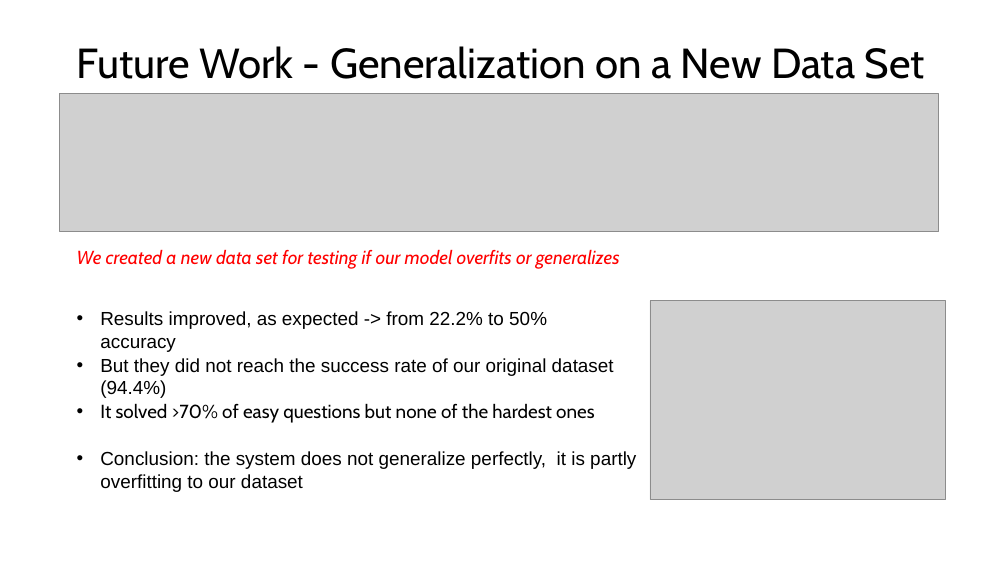
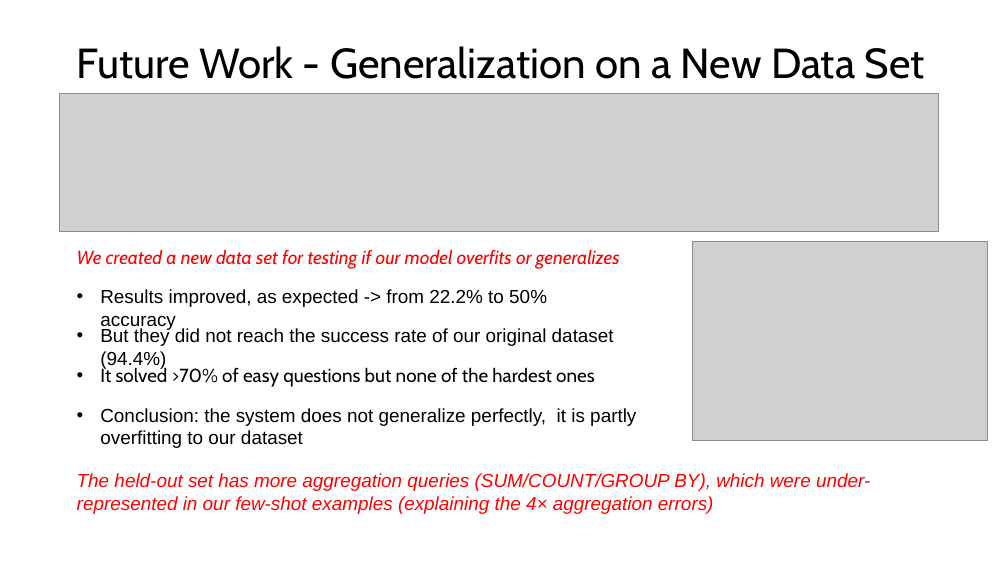
Before and after one commit to bjoern555/dwh2-text-to-sql, a slide deck: slide 9 of docs/DHW2_Wagner_Kryeziu_Johnson.pptx. Drawn at 1008x567 pixels with LibreOffice and Linux fonts; fonts in the diff are those of the drawing; grey boxes stand for pictures. Boxes give left, top, right and bottom in pixels: in the first picture for what was removed or moved away, otherwise in the second. Text is boxed around its words. In the diff, an @@ line names an element or a change of style, - is before the commit and + after.

Commit message:
updated pptx

```diff
--- a/docs/DHW2_Wagner_Kryeziu_Johnson.pptx
+++ b/docs/DHW2_Wagner_Kryeziu_Johnson.pptx
@@ picture: place and size @@
-picture at (650, 301, 945, 500)
+picture at (693, 242, 988, 441)
@@ text "Results improved, as expected -> ...": place and size @@
-text "Results improved, as expected -> ..." at (100, 311, 547, 329)
+text "Results improved, as expected -> ..." at (100, 289, 547, 307)
@@ text "But they did not reach ...": place and size @@
-text "But they did not reach ..." at (100, 358, 614, 398)
+text "But they did not reach ..." at (100, 327, 614, 369)
@@ text "It solved >70% of easy ...": place and size @@
-text "It solved >70% of easy ..." at (100, 403, 594, 423)
+text "It solved >70% of easy ..." at (100, 366, 594, 387)
@@ text "Conclusion: the system does not ...": place and size @@
-text "Conclusion: the system does not ..." at (100, 451, 636, 492)
+text "Conclusion: the system does not ..." at (100, 408, 636, 448)
@@ text added at (77, 473, 870, 514), 18 pt, text #FF0000, italic @@
+The held-out set has more aggregation queries (SUM/COUNT/GROUP BY), which were under-represented in our few-shot examples (explaining the 4× aggregation errors)
```
Also in this commit, not shown: 1 other file.
